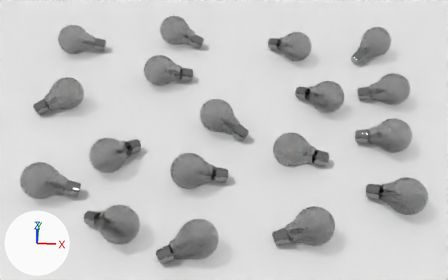
What one commit did to the Blender file untitled.blend.
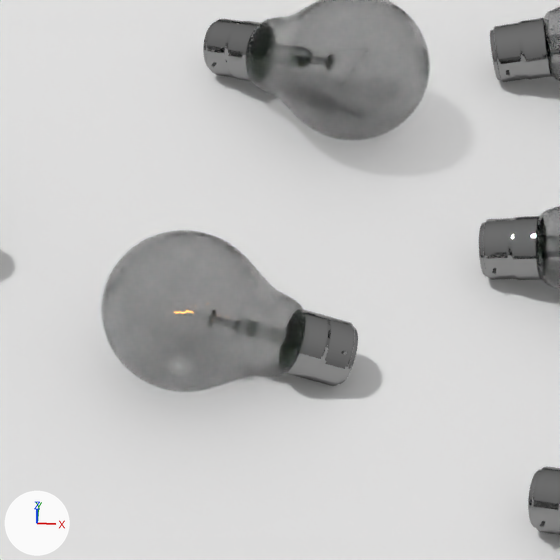
Each version is shown whole from a camera (50 mm lens) standing at (-0.116, -1.271, 1.253) and looking at (-0.199, -0.001, 0.005), then close up on the part from 56% to 83% of the width and 29% to 73% of the height. The axes (+X, +Y, +Z) are drawn at lower left. The lights are the same throughout.

The scene before the commit, as lines of its bpy script (objects in view):
```python
ob_sphere_002 = bpy.data.objects.new('Sphere.002', me_sphere_003)
ob_sphere_002.location = (-0.0116, -0.0717, 0.0478)
ob_sphere_002.rotation_euler = (1.128, -0.785, -1.247)  # degrees (65, -45, -71)
ob_sphere_002.scale = (0.0503, 0.0503, 0.0503)
ob_sphere_036 = bpy.data.objects.new('Sphere.036', me_sphere_009)
ob_sphere_036.location = (0.0995, 0.1577, 0.0484)
ob_sphere_036.rotation_euler = (1.266, -0.109, 7.343)  # degrees (73, -6.2, 61)
ob_sphere_036.scale = (0.0503, 0.0503, 0.0503)
ob_sphere_043 = bpy.data.objects.new('Sphere.043', me_sphere_007)
ob_sphere_043.parent = ob_sphere_042
ob_sphere_043.location = (-0.144, -0.08, 0.0486)
ob_sphere_043.rotation_euler = (1.266, -0.109, -1.361)  # degrees (73, -6.2, -78)
ob_sphere_043.scale = (0.0503, 0.0503, 0.0503)
# also in view: 'Sphere.042' at (0.263, 0.003, 0.048); 'Sphere.038' at (0.03, 0.199, 0.023); 'Plane' at (-0.001, -0.074, 0.0); 'Sphere.032' at (0.206, -0.187, 0.023); 'Sphere' at (-0.001, -0.072, 0.048)
```
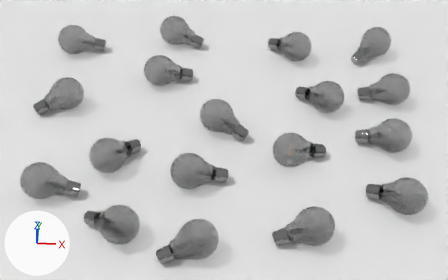
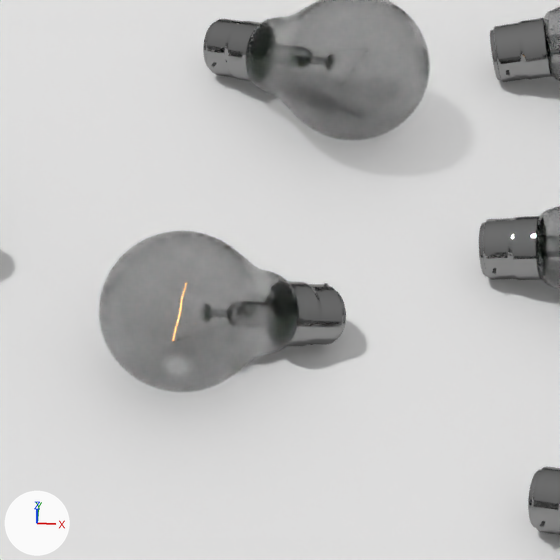
Pixel boxes (x1, y1, x2, y2) of what changed, in the close-ups (560 x 560 px):
'Sphere', moved, turned
    before: (101, 230, 305, 392)
    after: (99, 231, 298, 392)
'Sphere.002', moved, turned
    before: (286, 309, 358, 386)
    after: (287, 281, 346, 346)
'Cylinder', moved, turned
    before: (342, 350, 347, 354)
    after: (310, 283, 328, 345)

What changed in the scene script:
```text
Change ob_sphere_002:
    ob_sphere_002.location: (-0.0116, -0.0717, 0.0478) -> (-0.0133, -0.0717, 0.0474)
    ob_sphere_002.rotation_euler: (1.128, -0.785, -1.247) -> (0.83, 1.108, -1.899)  # degrees (65, -45, -71) -> degrees (48, 63, -109)
```
